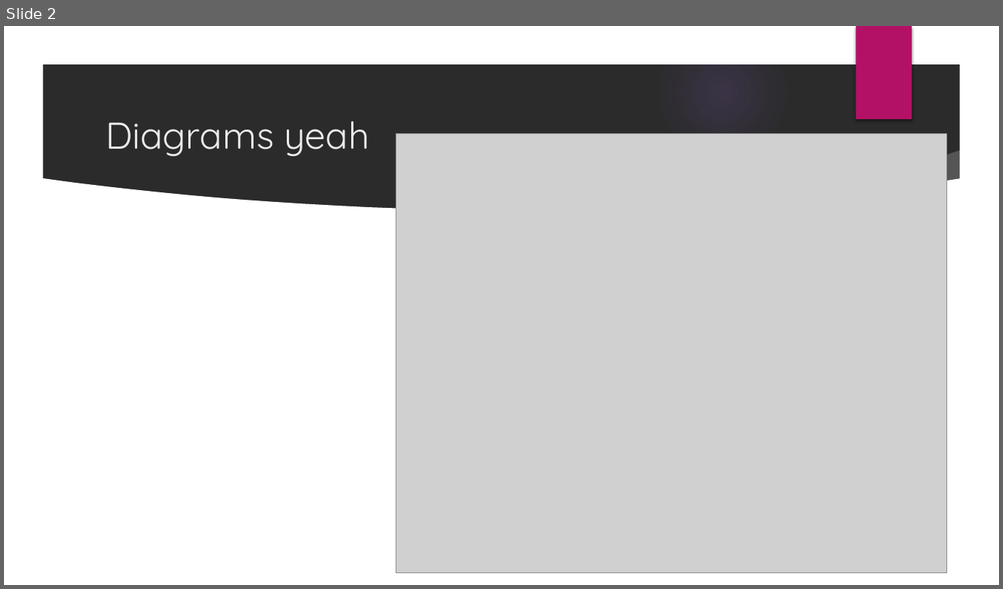
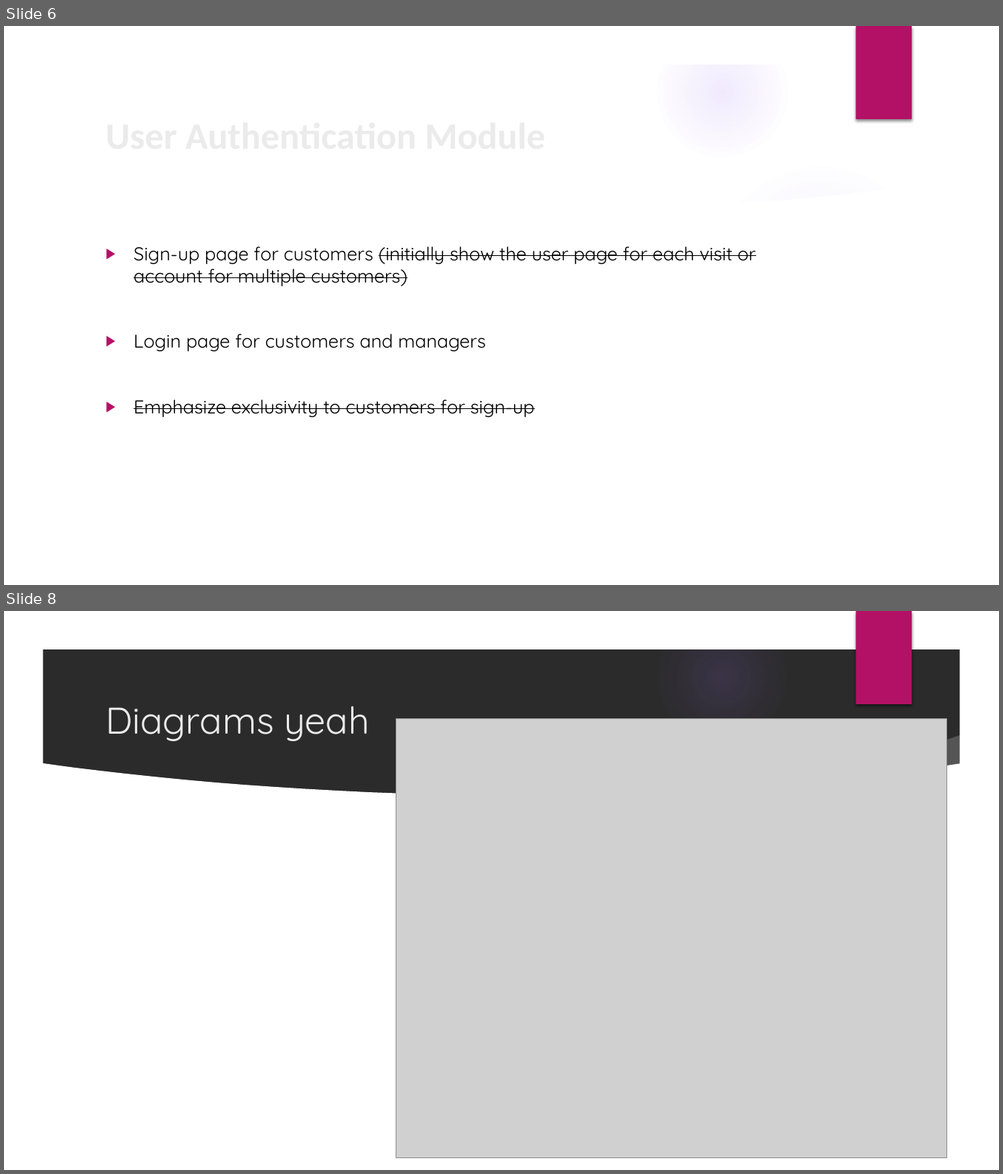
Before and after one commit to old-account-dont-use/CSET-120-FinalProject, a slide deck: docs/Presentation.pptx. Shown one above the other, each under a label of ours: slide 2 before the commit, slides 6 and 8 after it; the slides between them are not shown. The pictures are 1003x589 and 1003x1174 pixels, drawn with LibreOffice and Linux fonts; fonts in the diff are those of the drawing; grey boxes stand for pictures; background and template pictures are left out; a plain dark background stands for a picture behind light text. Boxes give left, top, right and bottom in pixels: in the first picture for what was removed or moved away, otherwise in the second. Text is boxed around its words. In the diff, an @@ line names an element or a change of style, - is before the commit and + after.

Commit message:
Updates on payment page, receipt, manager menu, pptx
Payment page
- finished functionality and redirecting to receipt page

Receipt page
- finished

Manager menu
- set up display for items, price, and availability

PPTX
- added descriptions

```diff
--- a/docs/Presentation.pptx
+++ b/docs/Presentation.pptx
@@ slide 6 added at [4,26,999,585], background picture (left out); not listed: 8 template elements that a slide beside it also shows @@
@@ ellipse added at [706,163,936,392], fill gradient #9B6BF2 @@
@@ text added at [134,247,756,417], 18 pt, text #000000, strikethrough @@
+▶ Sign-up page for customers (initially show the user page for each visit or account for multiple customers)
+▶ Login page for customers and managers
+▶ Emphasize exclusivity to customers for sign-up
@@ title added at [532,251,569,261], 36 pt, text #EBEBEB, bold @@
+User Authentication Module
@@ what was slide 2 is now slide 8 @@
```
Also in this commit, not shown: 1 slide changed, 20 other slides added, 5 other files.
